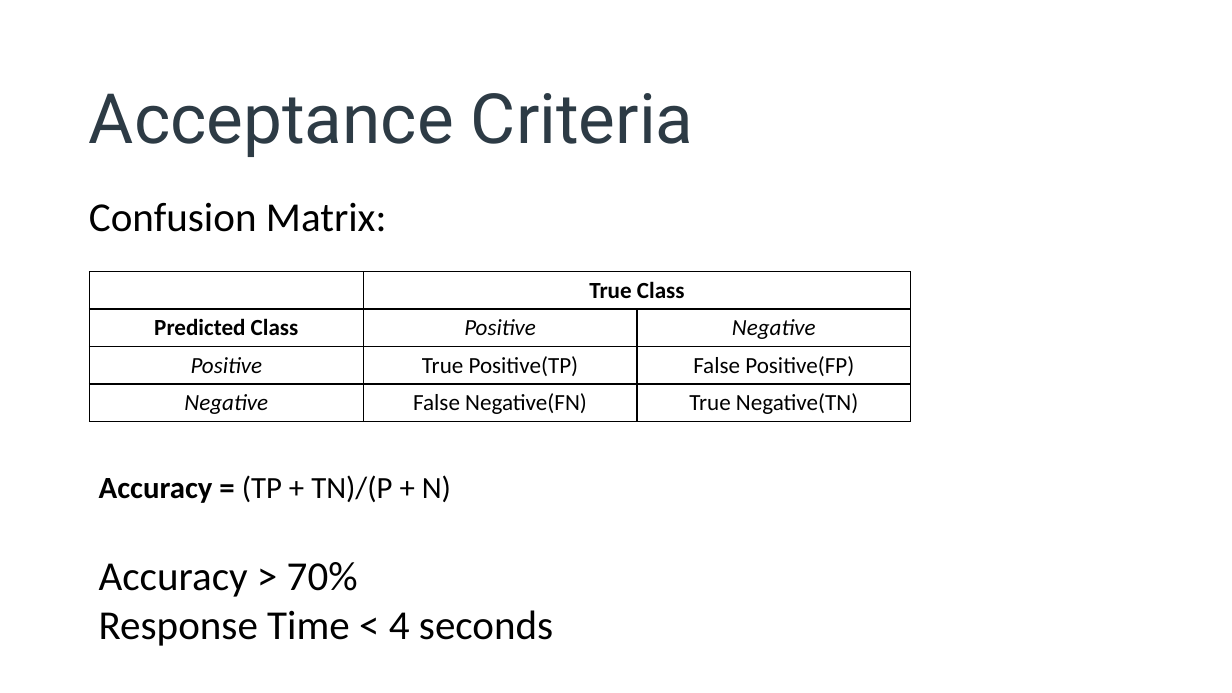
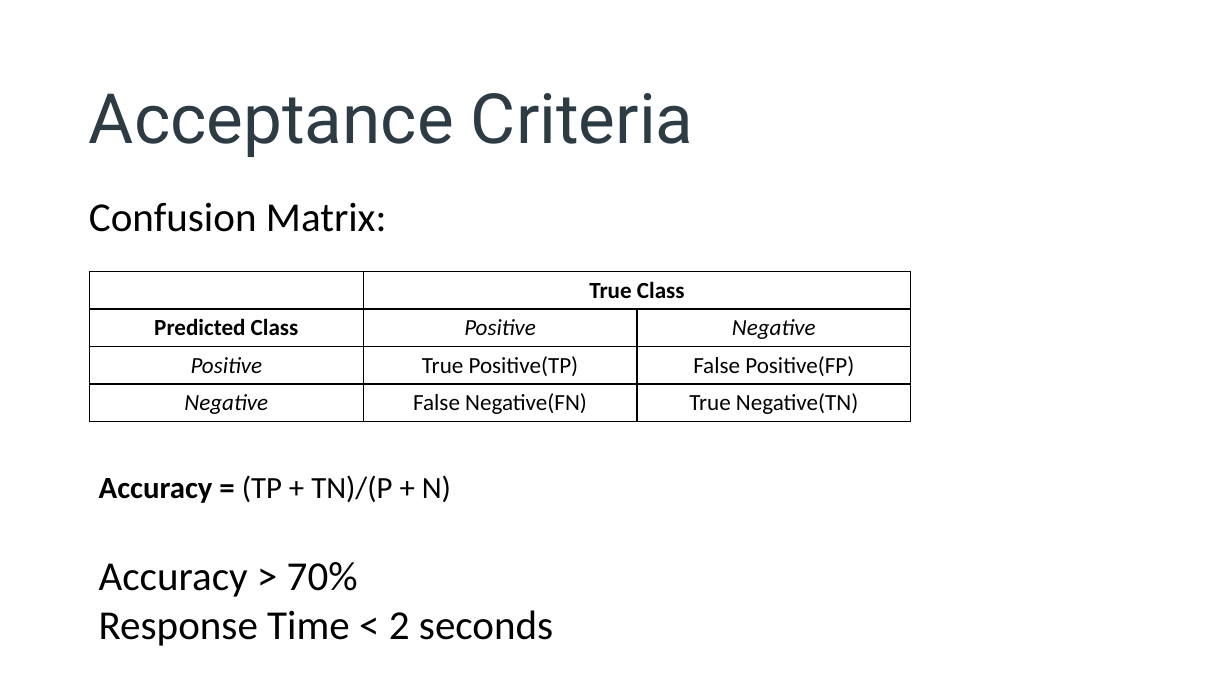
Before and after one commit to yougugugu/CSYE7200_Final_Project_Team7, a slide deck: slide 10 of Predicting Winner of LOL Match(final).pptx (slide 9 before the commit). Drawn at 1232x693 pixels with LibreOffice and Linux fonts; fonts in the diff are those of the drawing. Boxes give left, top, right and bottom in pixels: in the first picture for what was removed or moved away, otherwise in the second. Text is boxed around its words. In the diff, an @@ line names an element or a change of style, - is before the commit and + after.

```diff
--- a/Predicting Winner of LOL Match(final).pptx
+++ b/Predicting Winner of LOL Match(final).pptx
@@ text at box(99, 610, 553, 646): text changed @@
-Response Time < 4 seconds
+Response Time < 2 seconds
```
Also in this commit, not shown: 4 other slides changed, 7 slides added, 1 slide removed, 3 other files.
